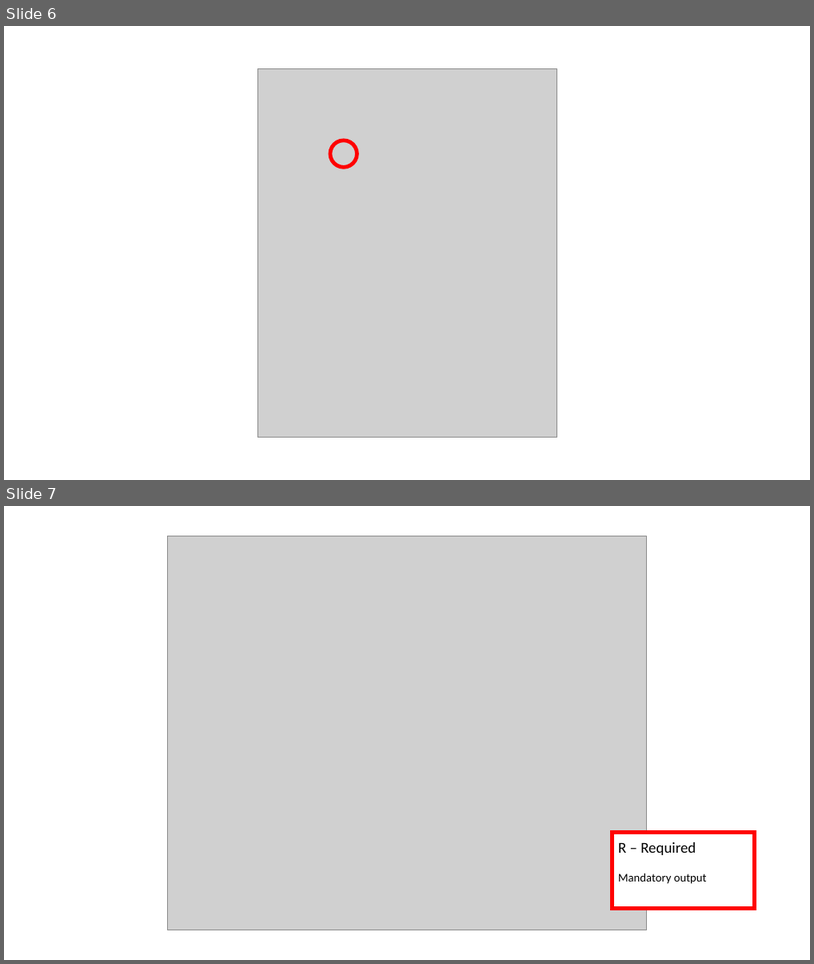
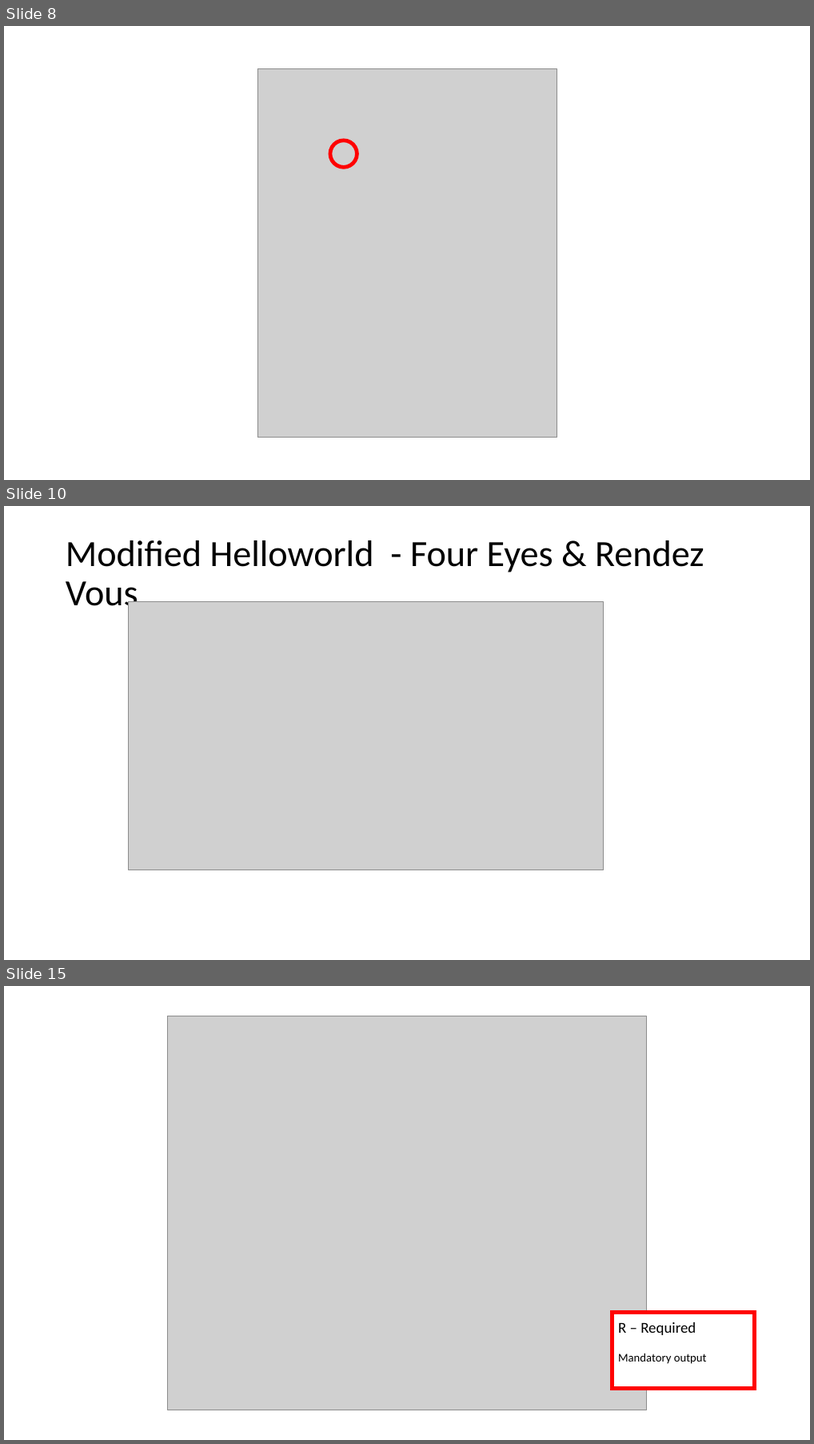
Before and after one commit to casefabric/guide, a slide deck: custom-picture-sources/various pictures.pptx. Shown one above the other, each under a label of ours: slides 6 and 7 before the commit, slides 8, 10 and 15 after it; the slides between them are not shown. The pictures are 814x964 and 814x1444 pixels, drawn with LibreOffice and Linux fonts; fonts in the diff are those of the drawing; grey boxes stand for pictures. Boxes give left, top, right and bottom in pixels: in the first picture for what was removed or moved away, otherwise in the second. Text is boxed around its words. In the diff, an @@ line names an element or a change of style, - is before the commit and + after.

Commit message:
Document 4-eyes & rendez vous
and also some textual updates to the rest of the page

```diff
--- a/custom-picture-sources/various pictures.pptx
+++ b/custom-picture-sources/various pictures.pptx
@@ slide 10 added at (4,506,810,960), background #FFFFFF @@
@@ title added at (66,540,705,615), 44 pt, text #000000 @@
+Modified Helloworld - Four Eyes & Rendez Vous
@@ picture added at (129,601,603,869) @@
@@ what was slide 6 is now slide 8 @@
@@ what was slide 7 is now slide 15 @@
```
Also in this commit, not shown: 9 other slides added, 2 slides removed, 7 other files.
